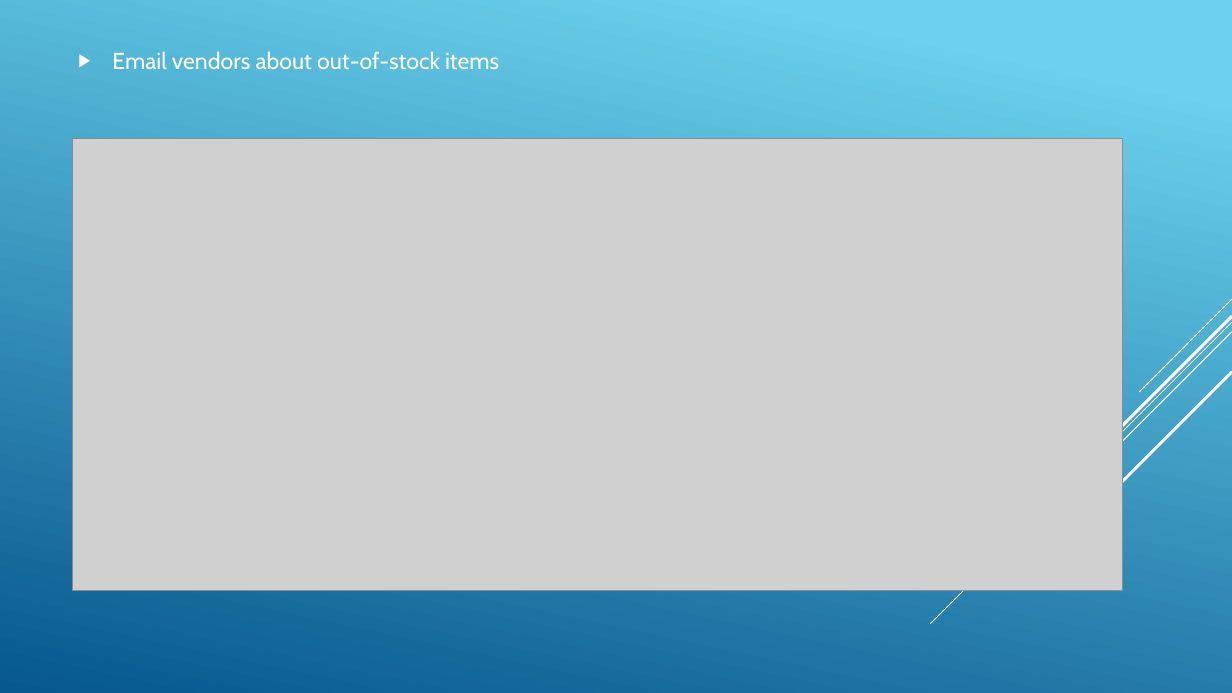
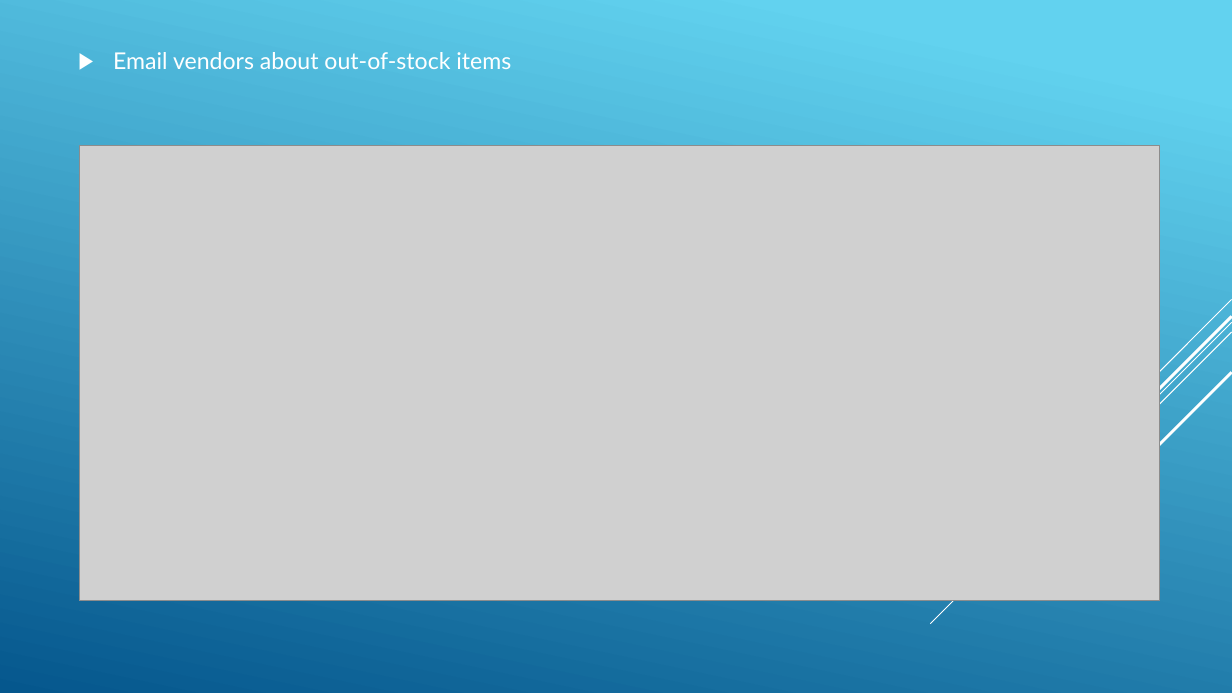
Before and after one commit to 210927-Reston-UiPath/Baraka_H-P0, a slide deck: slide 9 of MVP_Powepoint.pptx. Drawn at 1232x693 pixels with LibreOffice and Linux fonts; fonts in the diff are those of the drawing; grey boxes stand for pictures. Boxes give left, top, right and bottom in pixels: in the first picture for what was removed or moved away, otherwise in the second. Text is boxed around its words. In the diff, an @@ line names an element or a change of style, - is before the commit and + after.

Commit message:
email attachment edits, added demo video

```diff
--- a/MVP_Powepoint.pptx
+++ b/MVP_Powepoint.pptx
@@ background gradient #6ED2EB to #06588E to gradient #62D2EF to #05578D @@
@@ text "Email vendors about out-of-stock items" at box(113, 52, 511, 69): font Cabin to Lato; less space between paragraphs @@
@@ picture: place and size @@
-picture at box(72, 139, 1122, 592)
+picture at box(79, 146, 1160, 601)
```
Also in this commit, not shown: 10 other slides changed, 4 slides removed, 11 other files.
